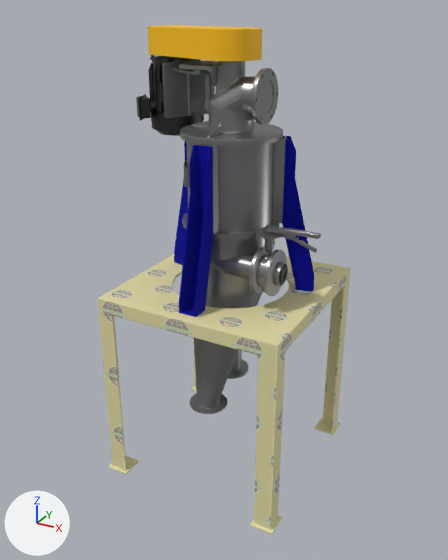
The glTF model models/model5.glb, before and after one commit.
Camera for both pictures: a 50 mm camera at (1.148, -2.148, 1.939) aimed at (-0.018, -0.027, 0.878). Arrows for +X, +Y and +Z are at lower left; the lights stay in place. The older version comes first.

Objects in the first picture: '___(3_7kW_2P______\\_X0\\)', 'スタンド(216049D_2).2', 'フランジ(F-120)', 'ベルトカバー', '架台'.
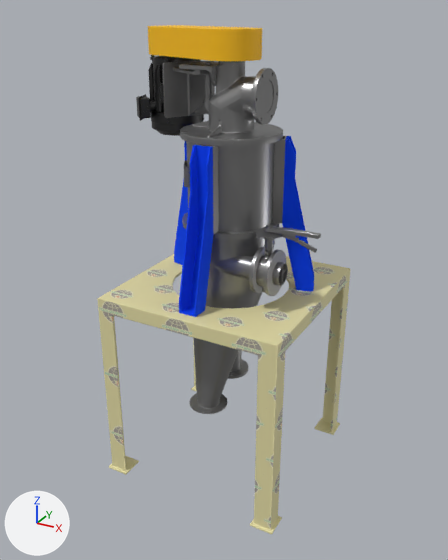
Where the change shows, as pixel boxes (x1, y1, x2, y2) in the pictures (448 x 560 px):
'スタンド(216049D_2).2', recoloured (lighter)
    both: (174, 136, 314, 317)

The change, as a list of edits to the scene's bpy script:
```text
Change mat_blue:
    mat_blue.base_color: (0.0, 0.000931, 0.409) -> (0.0, 0.0782, 1.0)  # blue #0003ab -> blue #004fff
```
